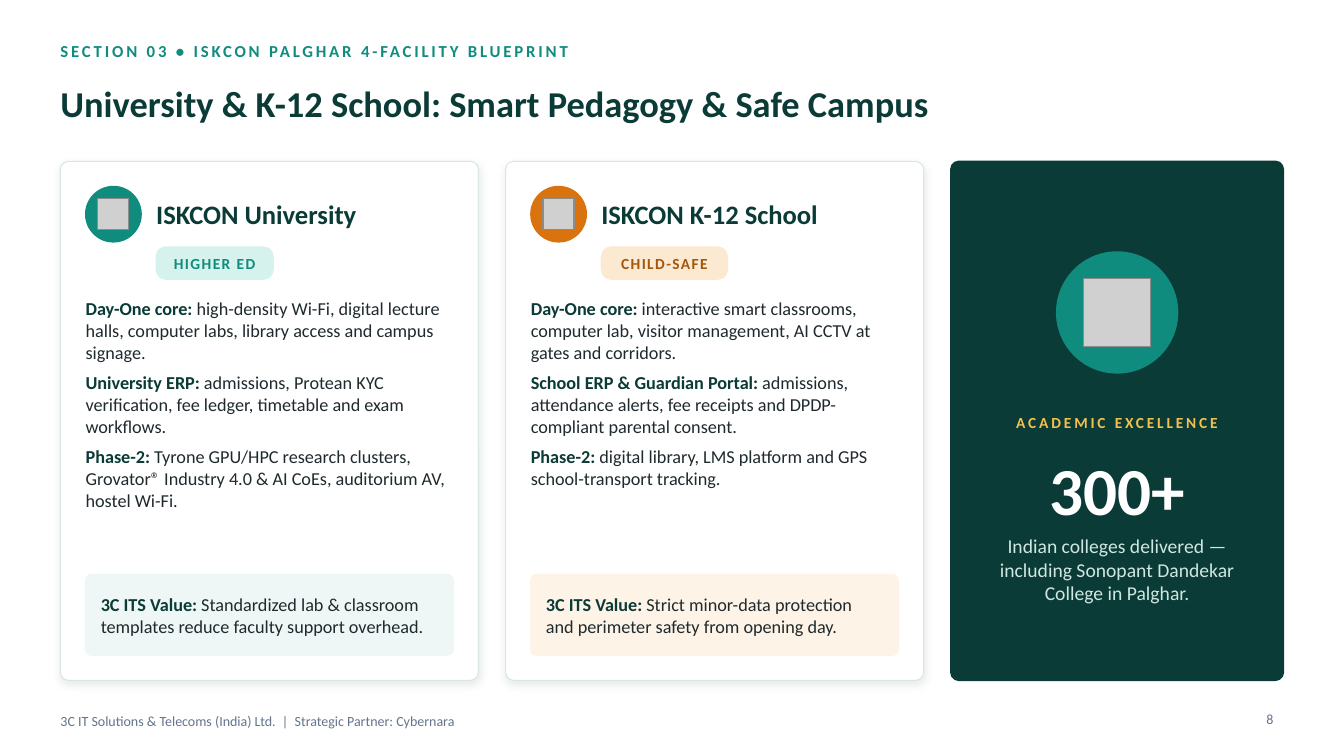
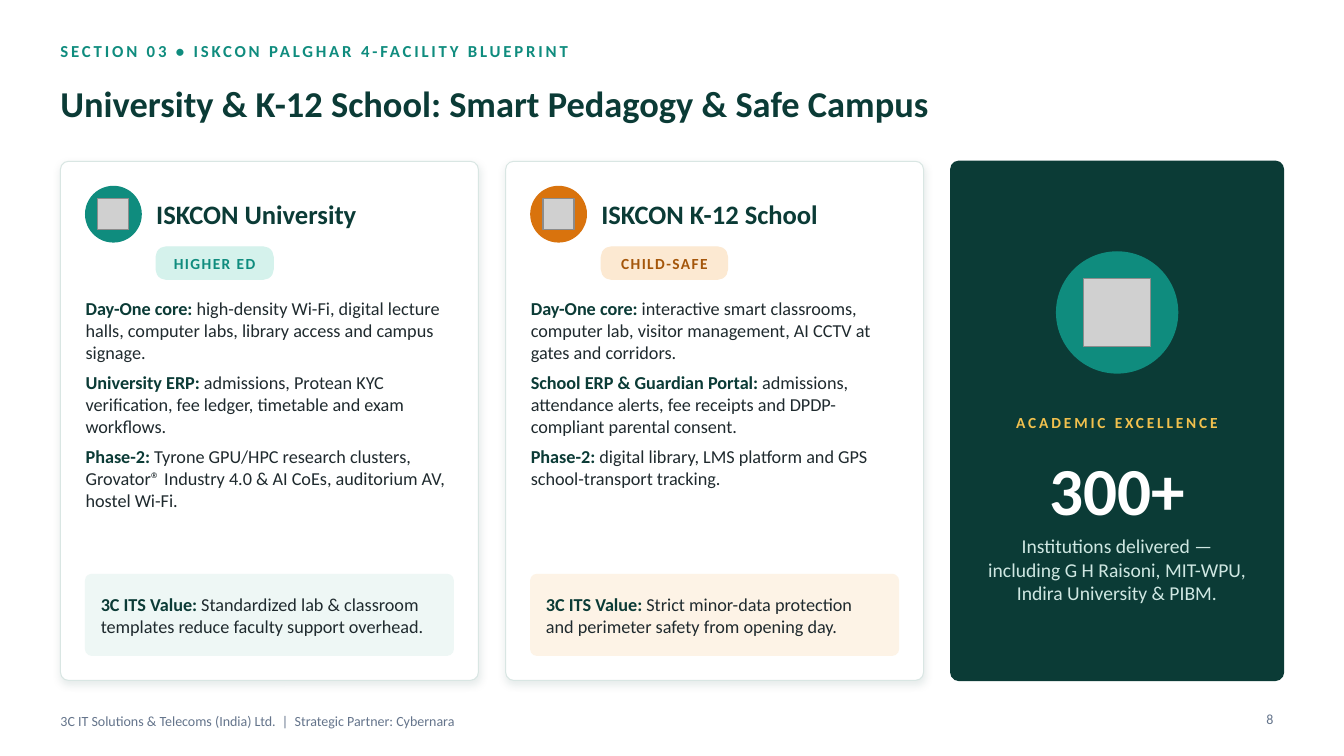
Before and after one commit to anilbhat2000-a11y/bhat, a slide deck: slide 8 of 3C_ITS_ISKCON_Palghar_Proposal.pptx. Drawn at 1344x756 pixels with LibreOffice and Linux fonts; fonts in the diff are those of the drawing; grey boxes stand for pictures; background and template pictures are left out. Boxes give left, top, right and bottom in pixels: in the first picture for what was removed or moved away, otherwise in the second. Text is boxed around its words. In the diff, an @@ line names an element or a change of style, - is before the commit and + after.

```diff
--- a/3C_ITS_ISKCON_Palghar_Proposal.pptx
+++ b/3C_ITS_ISKCON_Palghar_Proposal.pptx
@@ text at [988,539,1246,603]: text changed @@
-Indian colleges delivered — including Sonopant Dandekar College in Palghar.
+Institutions delivered — including G H Raisoni, MIT-WPU, Indira University & PIBM.
```
Also in this commit, not shown: 9 other slides changed, 3 slides added.
